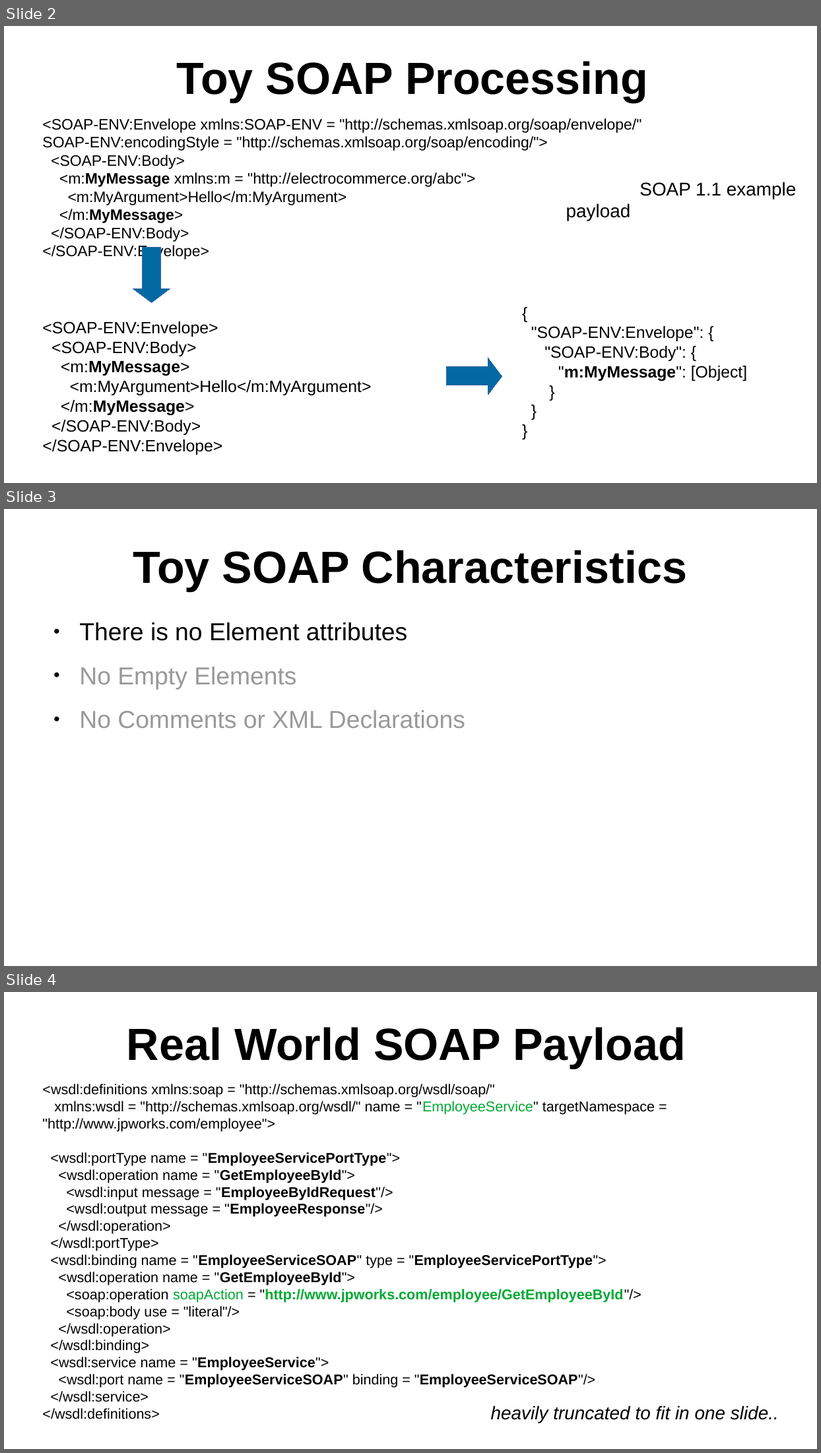
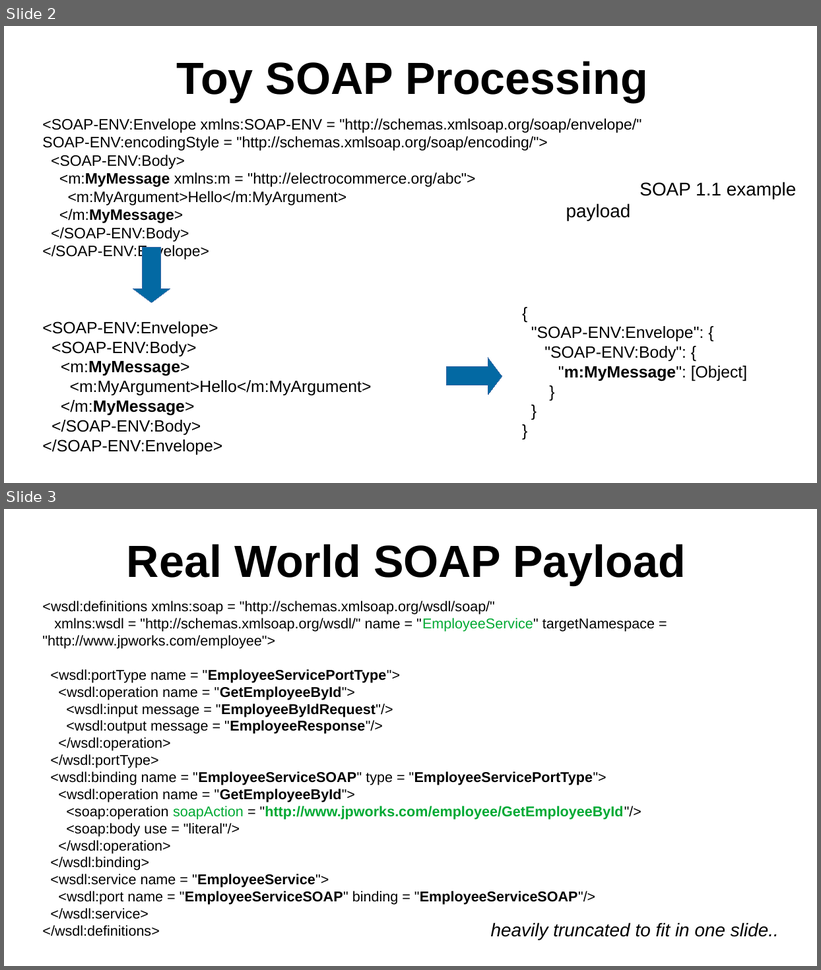
Before and after one commit to sergueik/springboot_study, a slide deck: basic-purejs-xml-parser/Painless Script for Ingesting SOAP Action from SOAP Payload.odp. Shown one above the other, each under a label of ours: slides 2, 3 and 4 before the commit, slides 2 and 3 after it. The pictures are 821x1453 and 821x970 pixels, drawn with LibreOffice and Linux fonts; fonts in the diff are those of the drawing. Boxes give left, top, right and bottom in pixels: in the first picture for what was removed or moved away, otherwise in the second. Text is boxed around its words. In the diff, an @@ line names an element or a change of style, - is before the commit and + after.

```diff
--- a/basic-purejs-xml-parser/Painless Script for Ingesting SOAP Action from SOAP Payload.odp
+++ b/basic-purejs-xml-parser/Painless Script for Ingesting SOAP Action from SOAP Payload.odp
@@ slide 3 removed at (x1=4, y1=509, x2=817, y2=966), background #FFFFFF @@
@@ title removed at (x1=133, y1=550, x2=687, y2=591) @@
-Toy SOAP Characteristics
@@ text removed at (x1=79, y1=623, x2=465, y2=728) @@
-● There is no Element attributes
-● No Empty Elements
-● No Comments or XML Declarations
@@ what was slide 4 is now slide 3 @@
```
Also in this commit, not shown: 8 other files.
